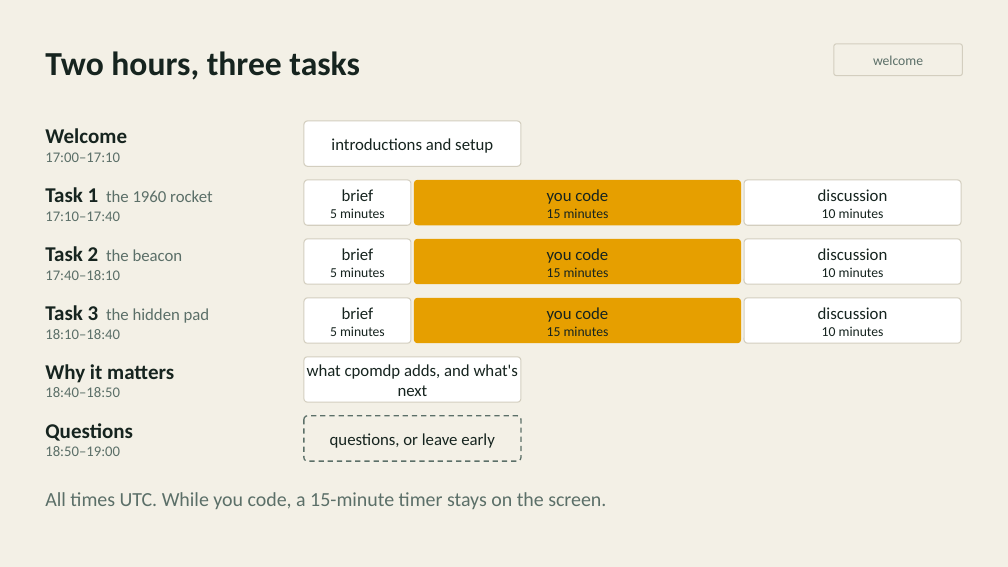
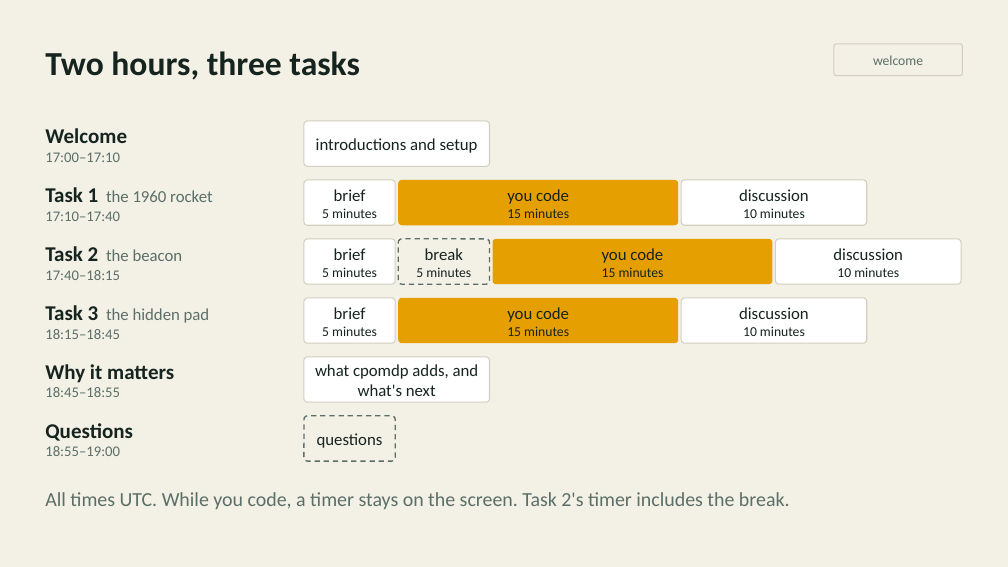
Before and after one commit to inferogenesis/cpomdp-workshop, a slide deck: slide 3 of deck/cpomdp_symposium_2026.pptx. Drawn at 1008x567 pixels with LibreOffice and Linux fonts; fonts in the diff are those of the drawing. Boxes give left, top, right and bottom in pixels: in the first picture for what was removed or moved away, otherwise in the second. Text is boxed around its words. In the diff, an @@ line names an element or a change of style, - is before the commit and + after.

Commit message:
feat: add a five-minute break to Task 2 and run its timer for twenty minutes

```diff
--- a/deck/cpomdp_symposium_2026.pptx
+++ b/deck/cpomdp_symposium_2026.pptx
@@ rounded rectangle "introductions and setup": place and size @@
-rounded rectangle "introductions and setup" at box(304, 121, 521, 166)
+rounded rectangle "introductions and setup" at box(304, 121, 490, 166)
@@ rounded rectangle "brief": place and size @@
-rounded rectangle "brief" at box(304, 180, 411, 225)
+rounded rectangle "brief" at box(304, 180, 395, 225)
@@ rounded rectangle "you code": place and size @@
-rounded rectangle "you code" at box(414, 180, 742, 225)
+rounded rectangle "you code" at box(399, 180, 678, 225)
@@ rounded rectangle "discussion": place and size @@
-rounded rectangle "discussion" at box(744, 180, 961, 225)
+rounded rectangle "discussion" at box(681, 180, 867, 225)
@@ rounded rectangle "discussion": place and size @@
-rounded rectangle "discussion" at box(744, 298, 961, 343)
+rounded rectangle "discussion" at box(681, 298, 867, 343)
@@ rounded rectangle "brief": place and size @@
-rounded rectangle "brief" at box(304, 239, 411, 284)
+rounded rectangle "brief" at box(304, 239, 395, 284)
@@ rounded rectangle added at box(399, 239, 490, 284), outline #5B6F68 1.25 pt dashed, 13 pt, text #16241F @@
+break
+5 minutes
@@ rounded rectangle "you code": place and size @@
-rounded rectangle "you code" at box(414, 239, 742, 284)
+rounded rectangle "you code" at box(493, 239, 773, 284)
@@ rounded rectangle "discussion": place and size @@
-rounded rectangle "discussion" at box(744, 239, 961, 284)
+rounded rectangle "discussion" at box(776, 239, 962, 284)
@@ text at box(45, 270, 120, 280): text changed @@
-17:40–18:10
+17:40–18:15
@@ rounded rectangle "brief": place and size @@
-rounded rectangle "brief" at box(304, 298, 411, 343)
+rounded rectangle "brief" at box(304, 298, 395, 343)
@@ rounded rectangle "you code": place and size @@
-rounded rectangle "you code" at box(414, 298, 742, 343)
+rounded rectangle "you code" at box(399, 298, 678, 343)
@@ text at box(45, 329, 120, 339): text changed @@
-18:10–18:40
+18:15–18:45
@@ rounded rectangle "what cpomdp adds, and what's ...": place and size @@
-rounded rectangle "what cpomdp adds, and what's ..." at box(304, 357, 521, 402)
+rounded rectangle "what cpomdp adds, and what's ..." at box(304, 357, 490, 402)
@@ text at box(45, 387, 120, 397): text changed @@
-18:40–18:50
+18:45–18:55
@@ rounded rectangle removed at box(304, 416, 521, 461) @@
-questions, or leave early
@@ rounded rectangle added at box(304, 416, 395, 461), outline #5B6F68 1.25 pt dashed, 16 pt, text #16241F @@
+questions
@@ text at box(45, 446, 120, 456): text changed @@
-18:50–19:00
+18:55–19:00
@@ text at box(45, 492, 790, 509): text changed @@
-All times UTC. While you code, a 15-minute timer stays on the screen.
+All times UTC. While you code, a timer stays on the screen. Task 2's timer includes the break.
```
Also in this commit, not shown: 1 other slide changed, 10 other files.
